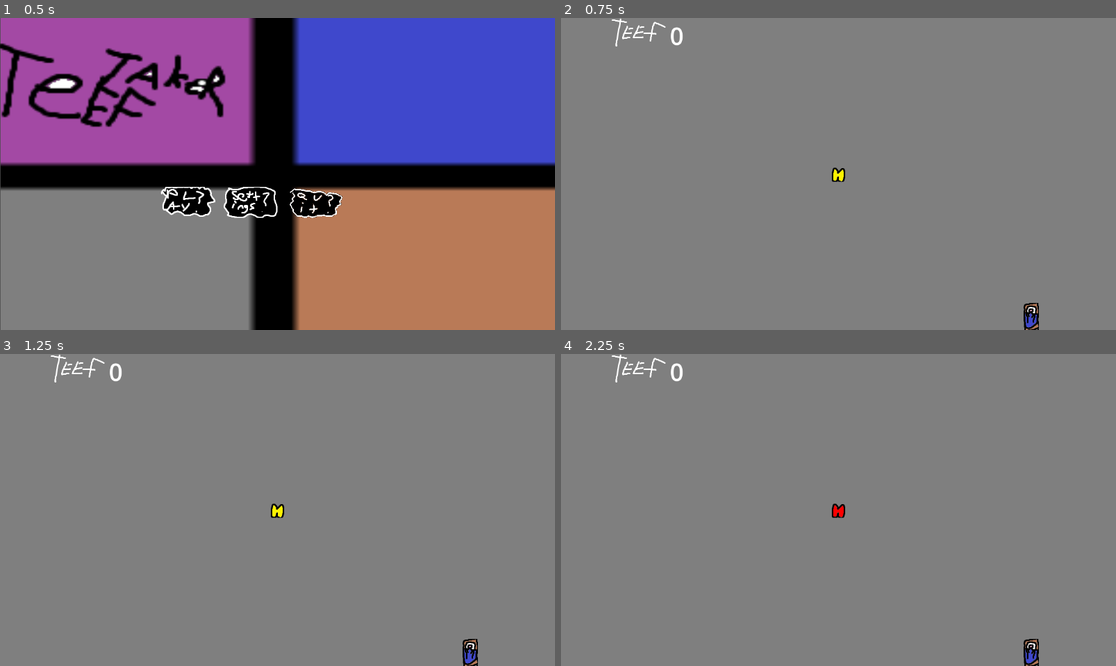
Above: before the commit, frames 1-4 (two rows, left to right).
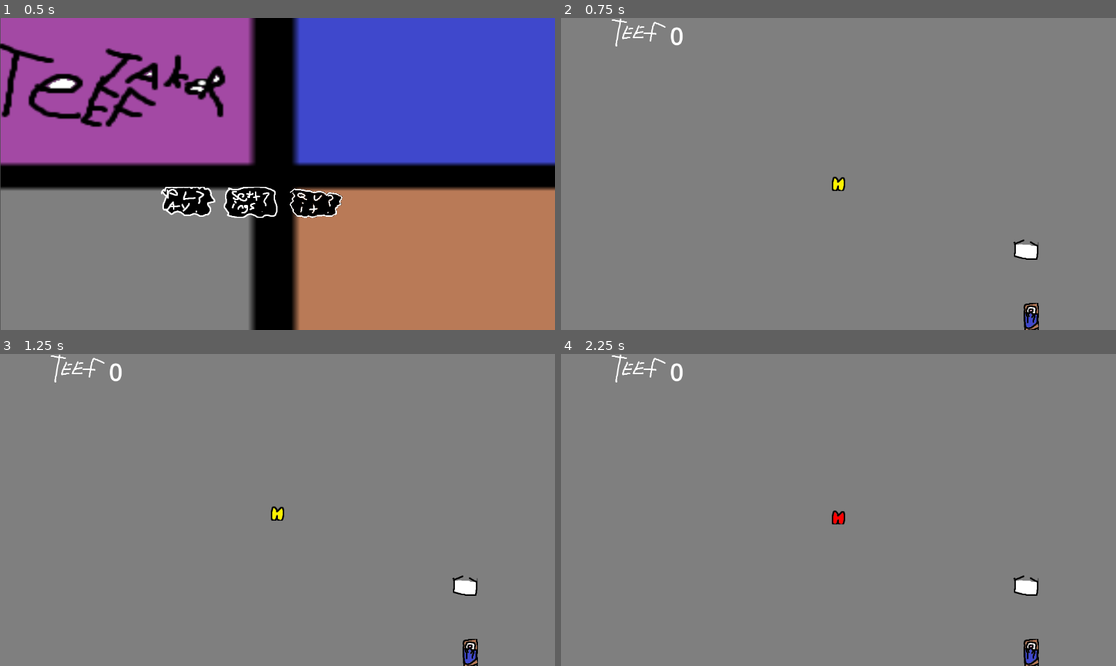
Above: after the commit, the same moments.

Repository: Cthulhu5227/Collector_videogame
Game: Godot game, scene res://main_menu.tscn
Same seed, same stepped clock (60 frames per second), same inputs: the game is played once before the commit and once after it.
Inputs (mouse positions are in pixels of both pictures, inside the frame that each line leads up to):
- Up to frame 1 (0.5 s): no input
- Up to frame 2 (0.75 s): click (749, 202) at 0.5 s
- Up to frame 3 (1.25 s): no input
- Up to frame 4 (2.25 s): tap Enter at 1.25 s; move the mouse to (960, 494) at 1.27 s; hold Right 1.28-2.03 s; hold E (interact) 1.28-2.03 s; click (960, 494) at 1.42 s; tap Space at 1.52 s; move the mouse to (727, 525) at 2.02 s; hold Down from 2.03 s (still down); tap E (interact) at 2.1 s; click (727, 525) at 2.17 s

Frame 1 is identical in both runs. In frame 2, 0.4% of the frame differs, in the area x 48-87%, y 47-78%; in frame 3, 0.3%; in frame 4, 0.4%.

Commit message:
box added

Diff:
--- /dev/null
+++ b/box.gd
@@ -0,0 +1,15 @@
+extends StaticBody2D
+var player_ref = null
+var player_in_box = false
+
+func interact():
+	$Sprite2D.texture = preload("res://assets/full_box_test.png")
+
+
+func leave_box():
+	$Sprite2D.texture = preload("res://assets/empty_box_test.png")
+
+
+func _input(event):
+	if event.is_action_pressed("interact") and player_in_box :
+		leave_box()
--- /dev/null
+++ b/box.tscn
@@ -0,0 +1,17 @@
+[gd_scene load_steps=4 format=3 uid="uid://ffxtod7tc6mj"]
+
+[ext_resource type="Script" uid="uid://deq0sflvgfjc6" path="res://box.gd" id="1_oq5cr"]
+[ext_resource type="Texture2D" uid="uid://dff7us82adqhx" path="res://assets/empty_box_test.png" id="2_bqn3j"]
+
+[sub_resource type="RectangleShape2D" id="RectangleShape2D_3n43a"]
+size = Vector2(51, 38)
+
+[node name="box" type="StaticBody2D" groups=["box"]]
+script = ExtResource("1_oq5cr")
+
+[node name="Sprite2D" type="Sprite2D" parent="."]
+texture = ExtResource("2_bqn3j")
+
+[node name="CollisionShape2D" type="CollisionShape2D" parent="."]
+position = Vector2(-7.5, 2)
+shape = SubResource("RectangleShape2D_3n43a")
--- a/level.tscn
+++ b/level.tscn
@@ -1,10 +1,11 @@
-[gd_scene load_steps=6 format=4 uid="uid://ds8e8mtvwpxcv"]
+[gd_scene load_steps=7 format=4 uid="uid://ds8e8mtvwpxcv"]
 
 [ext_resource type="PackedScene" uid="uid://dwsk6befvaf0a" path="res://player.tscn" id="1_vonw3"]
 [ext_resource type="PackedScene" uid="uid://dhxxy4paeggpd" path="res://parent.tscn" id="2_oi3di"]
 [ext_resource type="PackedScene" uid="uid://dbqx4kfoya38a" path="res://bed.tscn" id="3_oi3di"]
 [ext_resource type="PackedScene" uid="uid://c3th6ihcugi4r" path="res://basic_room.tscn" id="5_1ainy"]
 [ext_resource type="PackedScene" uid="uid://henuxxm7oxlp" path="res://camera_2d.tscn" id="5_f2txt"]
+[ext_resource type="PackedScene" uid="uid://ffxtod7tc6mj" path="res://box.tscn" id="6_1ainy"]
 
 [node name="Level" type="Node2D"]
 
@@ -20,3 +21,6 @@
 
 [node name="basic_room" parent="." instance=ExtResource("5_1ainy")]
 tile_map_data = PackedByteArray("AADR/+X/AAAAAAMAAADR/+b/AAAAAAMAAADR/+f/AAAAAAMAAADR/+j/AAAAAAMAAADR/+n/AAAAAAMAAADR/+ …(76816 unchanged characters)…
+
+[node name="box" parent="." instance=ExtResource("6_1ainy")]
+position = Vector2(396, 156)
--- a/player.gd
+++ b/player.gd
@@ -5,8 +5,25 @@
 var selecting = false
 var interact_range = 50
 
+@onready var tutorial = $prompt
+
+var amplitude = 20.0  # how far it moves
+var speed = 2.0       # how fast it moves
+var start_position = position
+var osc_time = 4.0
+
+var cripple = false
+var box_ref = null
+
+
 func _input(event):
-	if event is InputEventMouseButton and event.button_index == MOUSE_BUTTON_LEFT:
+	if cripple and (event.is_action_pressed("interact") or (event is InputEventMouseButton and event.button_index == MOUSE_BUTTON_LEFT)):
+		visible = true
+		cripple = false
+		box_ref = null
+
+		find_closest_box().leave_box()
+	elif event is InputEventMouseButton and event.button_index == MOUSE_BUTTON_LEFT:
 		if event.pressed:
 			modulate = Color(1,0,0)
 			target = get_global_mouse_position()
@@ -23,20 +40,53 @@
 		for bed in get_tree().get_nodes_in_group("bed"):
 			if global_position.distance_to(bed.global_position) < interact_range:
 				bed.interact()
+				return
+		for box in get_tree().get_nodes_in_group("box"):
+			if global_position.distance_to(box.global_position) < interact_range:
+				box.interact()
+				visible = false
+				cripple = true
+				return
 
 func _physics_process(delta):
-
 	if target != null and position.distance_to(target) > STOP_THRESHOLD:
 		velocity = position.direction_to(target) * SPEED
 	else:
 		velocity = Vector2.ZERO
 
-	move_and_collide(velocity * delta)
 
-	# Flip sprite based on movement direction
-	#if abs(velocity.x) > 0.1:
-	#	$Sprite2D.flip_h = velocity.x < 0
-	#if velocity.length() > 0.1:
-	#	$AnimationPlayer.play("running")
-	#else:
-	#	$AnimationPlayer.play("idle")
+## check for boxes and such
+	for bed in get_tree().get_nodes_in_group("bed"):
+			if global_position.distance_to(bed.global_position) < interact_range:
+				tutorial.visible = true
+				break
+			tutorial.visible = false
+
+	if not tutorial.visible:
+		for box in get_tree().get_nodes_in_group("box"):
+			if global_position.distance_to(box.global_position) < interact_range:
+				tutorial.visible = true
+				break
+			tutorial.visible = false
+	if not cripple:
+		move_and_collide(velocity * delta)
+
+
+	$AnimationPlayer.play("oscilate")
+
+
+##### find closest box
+func find_closest_box():
+	var closest_box = null
+	var closest_distance = INF  # Infinity, so any real distance will be smaller
+
+	for box in get_tree().get_nodes_in_group("box"):
+		if not box or box == self:
+			continue  # Skip invalid nodes or self (if you're also in the group)
+
+		var distance = position.distance_to(box.position)
+		if distance < closest_distance:
+			closest_distance = distance
+			closest_box = box
+
+	return closest_box
--- a/player.tscn
+++ b/player.tscn
@@ -6,13 +6,64 @@
 
 [sub_resource type="CircleShape2D" id="CircleShape2D_onrkg"]
 
-[node name="player" type="CharacterBody2D"]
+[sub_resource type="Animation" id="Animation_i3pqv"]
+resource_name = "oscilate"
+length = 2.0
+tracks/0/type = "value"
+tracks/0/imported = false
+tracks/0/enabled = true
+tracks/0/path = NodePath("Sprite2D:position")
+tracks/0/interp = 2
+tracks/0/loop_wrap = true
+tracks/0/keys = {
+"times": PackedFloat32Array(0, 1, 2),
+"transitions": PackedFloat32Array(1, 1, 1),
+"update": 0,
+"values": [Vector2(0, 10), Vector2(0, -10), Vector2(0, 10)]
+}
+
+[sub_resource type="Animation" id="Animation_hqtel"]
+length = 0.001
+tracks/0/type = "value"
+tracks/0/imported = false
+tracks/0/enabled = true
+tracks/0/path = NodePath("Sprite2D:position")
+tracks/0/interp = 1
+tracks/0/loop_wrap = true
+tracks/0/keys = {
+"times": PackedFloat32Array(0),
+"transitions": PackedFloat32Array(1),
+"update": 0,
+"values": [Vector2(0, 0)]
+}
+
+[sub_resource type="AnimationLibrary" id="AnimationLibrary_sweqy"]
+_data = {
+&"RESET": SubResource("Animation_hqtel"),
+&"oscilate": SubResource("Animation_i3pqv")
+}
+
+[node name="player" type="CharacterBody2D" groups=["player"]]
 script = ExtResource("1_4flbx")
 
 [node name="Camera2D" parent="." instance=ExtResource("2_i3pqv")]
 
 [node name="CollisionShape2D" type="CollisionShape2D" parent="."]
+position = Vector2(0, 5)
 shape = SubResource("CircleShape2D_onrkg")
+
+[node name="prompt" type="Label" parent="."]
+offset_left = -70.0
+offset_top = 34.0
+offset_right = 71.0
+offset_bottom = 57.0
+text = "Press e to Interact"
+
+[node name="AnimationPlayer" type="AnimationPlayer" parent="."]
+libraries = {
+&"": SubResource("AnimationLibrary_sweqy")
+}
 
 [node name="Sprite2D" type="Sprite2D" parent="."]
 texture = ExtResource("2_onrkg")
+offset = Vector2(0, 10)
--- a/project.godot
+++ b/project.godot
@@ -20,6 +20,12 @@
 Inventory="*res://inventory.gd"
 Ui="*res://ui.tscn"
 
+[global_group]
+
+box="box"
+bed="bed"
+player="player"
+
 [input]
 
 guide={
Binary file added: assets/empty_box_test.png
Not shown, added: assets/empty_box_test.png.import
Binary file added: assets/full_box_test.png
Not shown, added: assets/full_box_test.png.import
Not shown, added: box.gd.uid
Not shown: 1 places in player.tscn that only renumber resources
